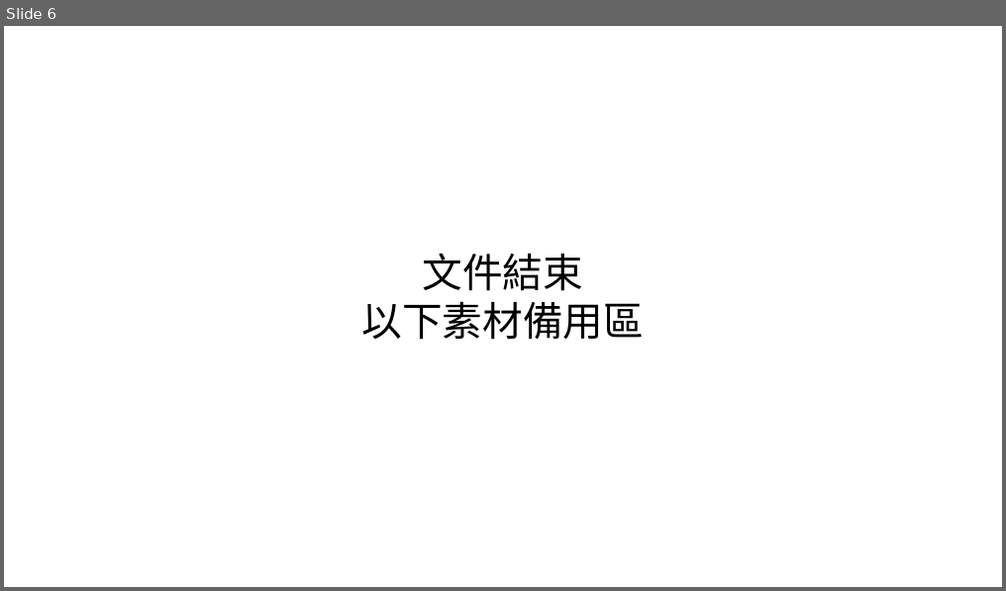
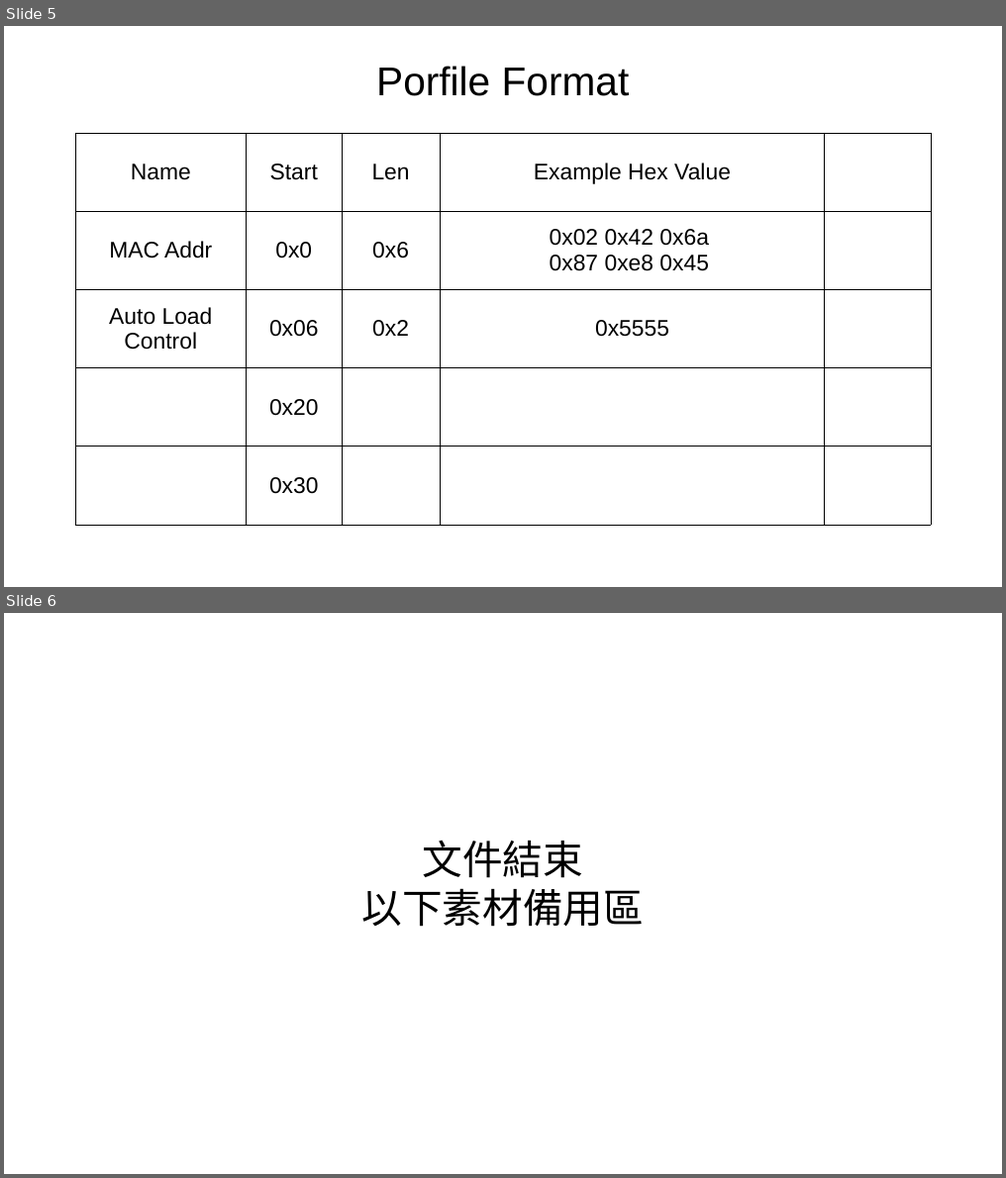
Before and after one commit to tomjpsun/obsidianVaults, a slide deck: DM9051A OTP 燒錄專案/8051A OTP GUI.odp. Shown one above the other, each under a label of ours: slide 6 before the commit, slides 5 and 6 after it. The pictures are 1006x591 and 1006x1178 pixels, drawn with LibreOffice and Linux fonts; fonts in the diff are those of the drawing. Boxes give left, top, right and bottom in pixels: in the first picture for what was removed or moved away, otherwise in the second. Text is boxed around its words. In the diff, an @@ line names an element or a change of style, - is before the commit and + after.

```diff
--- a/DM9051A OTP 燒錄專案/8051A OTP GUI.odp
+++ b/DM9051A OTP 燒錄專案/8051A OTP GUI.odp
@@ slide 5 added at [4, 26, 1002, 587], background #FFFFFF @@
@@ text added at [376, 66, 630, 96], 32 pt, text #000000 @@
+Porfile Format
@@ table added at [75, 133, 932, 525], 5 rows, 5 columns @@
+Name | Start | Len | Example Hex Value | 
+MAC Addr | 0x0 | 0x6 | 0x02 0x42 0x6a / 0x87 0xe8 0x45 | 
+Auto Load Control | 0x06 | 0x2 | 0x5555 | 
+ | 0x20 |  |  | 
+ | 0x30 |  |  | 
```
Also in this commit, not shown: 1 slide changed, 1 slide removed, 1 other file.
